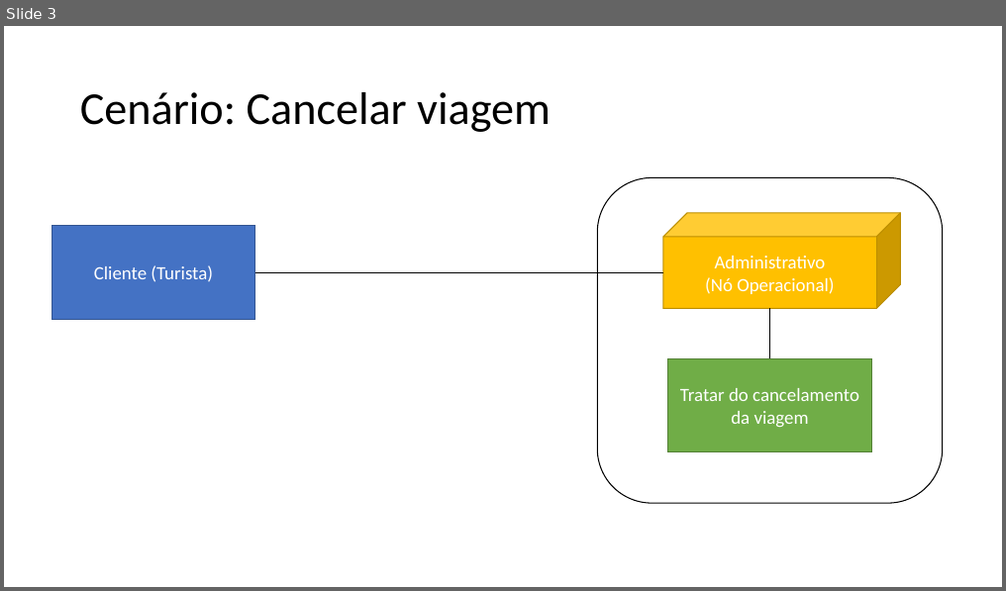
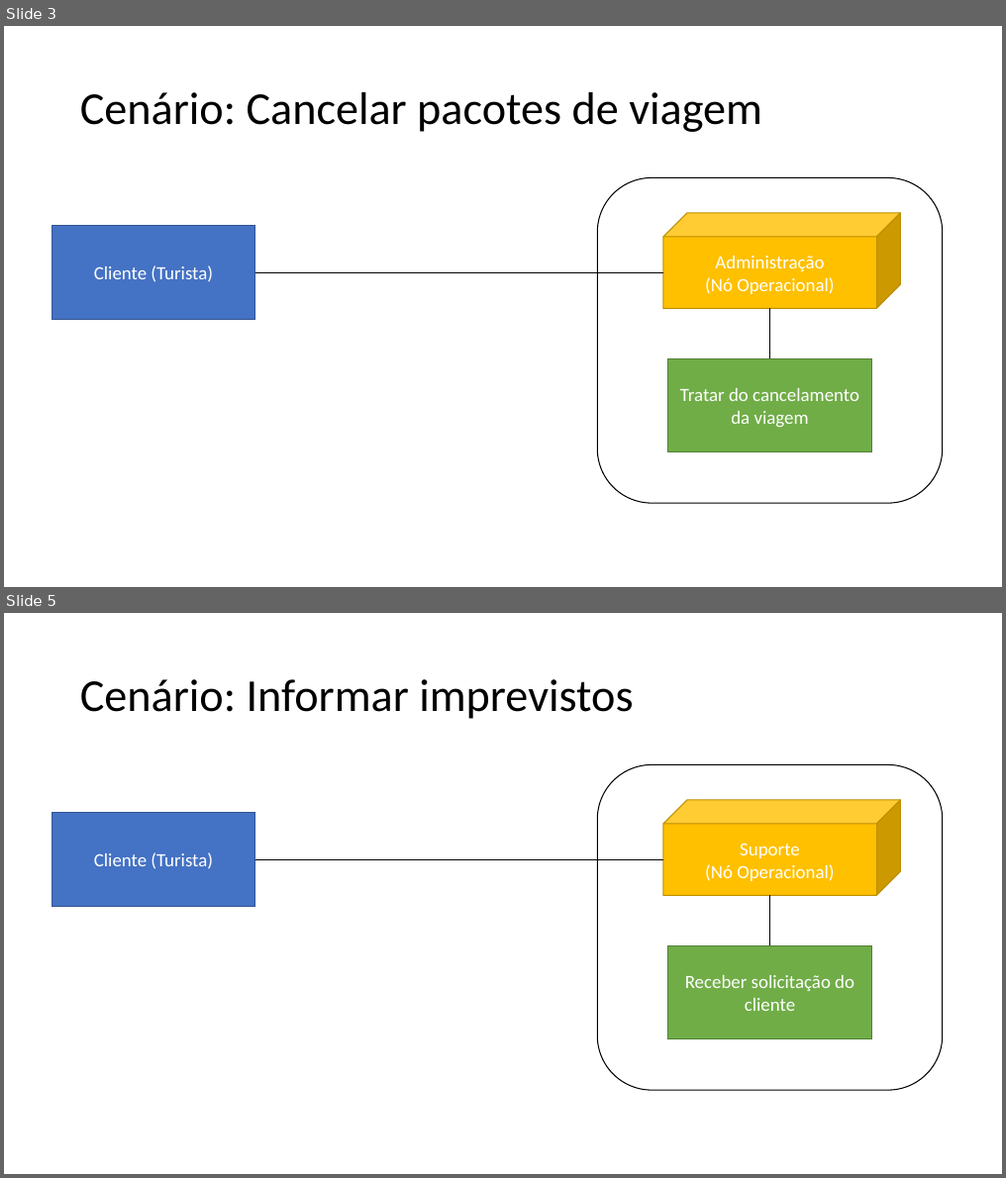
Before and after one commit to Road-on/RoadOn, a slide deck: 15. Arquitetura de Negócio Para Cada Cenário.pptx. Shown one above the other, each under a label of ours: slide 3 before the commit, slides 3 and 5 after it; the slides between them are not shown. The pictures are 1006x591 and 1006x1178 pixels, drawn with LibreOffice and Linux fonts; fonts in the diff are those of the drawing. Boxes give left, top, right and bottom in pixels: in the first picture for what was removed or moved away, otherwise in the second. Text is boxed around its words. In the diff, an @@ line names an element or a change of style, - is before the commit and + after.

```diff
--- a/15. Arquitetura de Negócio Para Cada Cenário.pptx
+++ b/15. Arquitetura de Negócio Para Cada Cenário.pptx
@@ slide 5 added at [4,613,1002,1174], background #FFFFFF @@
@@ title added at [80,679,633,719], 44 pt, text #000000 @@
+Cenário: Informar imprevistos
@@ rounded rectangle added at [598,765,943,1090], outline #000000 1 pt @@
@@ rectangle added at [52,813,255,906], fill #4472C4, outline #325491 1 pt, 18 pt, text #FFFFFF @@
+Cliente (Turista)
@@ cube added at [663,800,901,896], fill #FFC000, outline #BD8E00 1 pt, 18 pt, text #FFFFFF @@
+Suporte
+(Nó Operacional)
@@ line added from (255, 861) to (663, 861), #000000 0.5 pt @@
@@ line added from (770, 896) to (770, 947), #000000 0.5 pt @@
@@ rectangle added at [668,947,871,1040], fill #70AD47, outline #538035 1 pt, 18 pt, text #FFFFFF @@
+Receber solicitação do cliente
@@ slide 3 changed as well @@
@@ title at [80,92,762,132]: text changed @@
-Cenário: Cancelar viagem
+Cenário: Cancelar pacotes de viagem
@@ text in cube at [715,256,824,272]: text changed @@
-Administrativo
+Administração
```
Also in this commit, not shown: 3 other slides changed, 2 other slides added.
